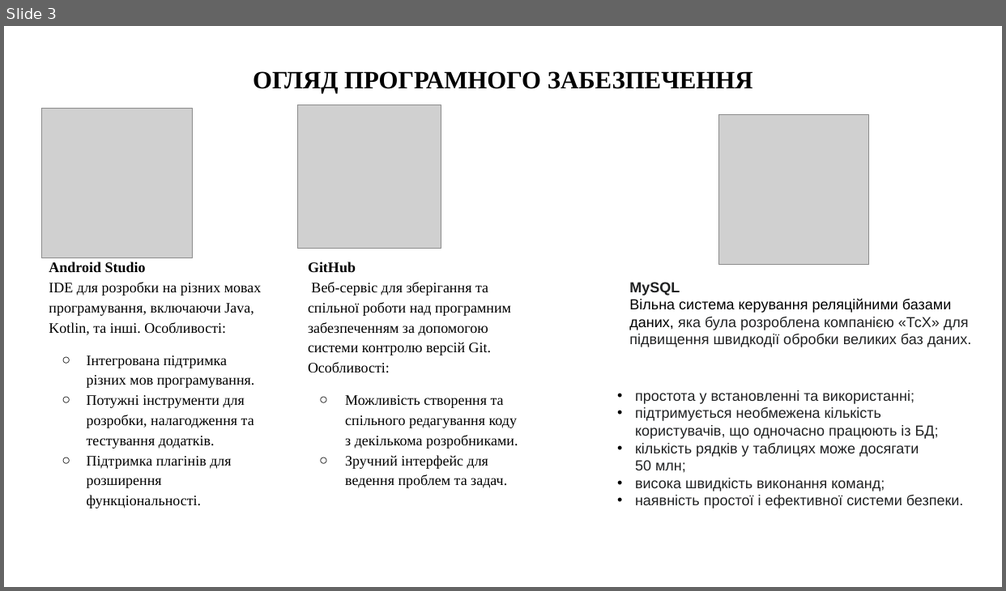
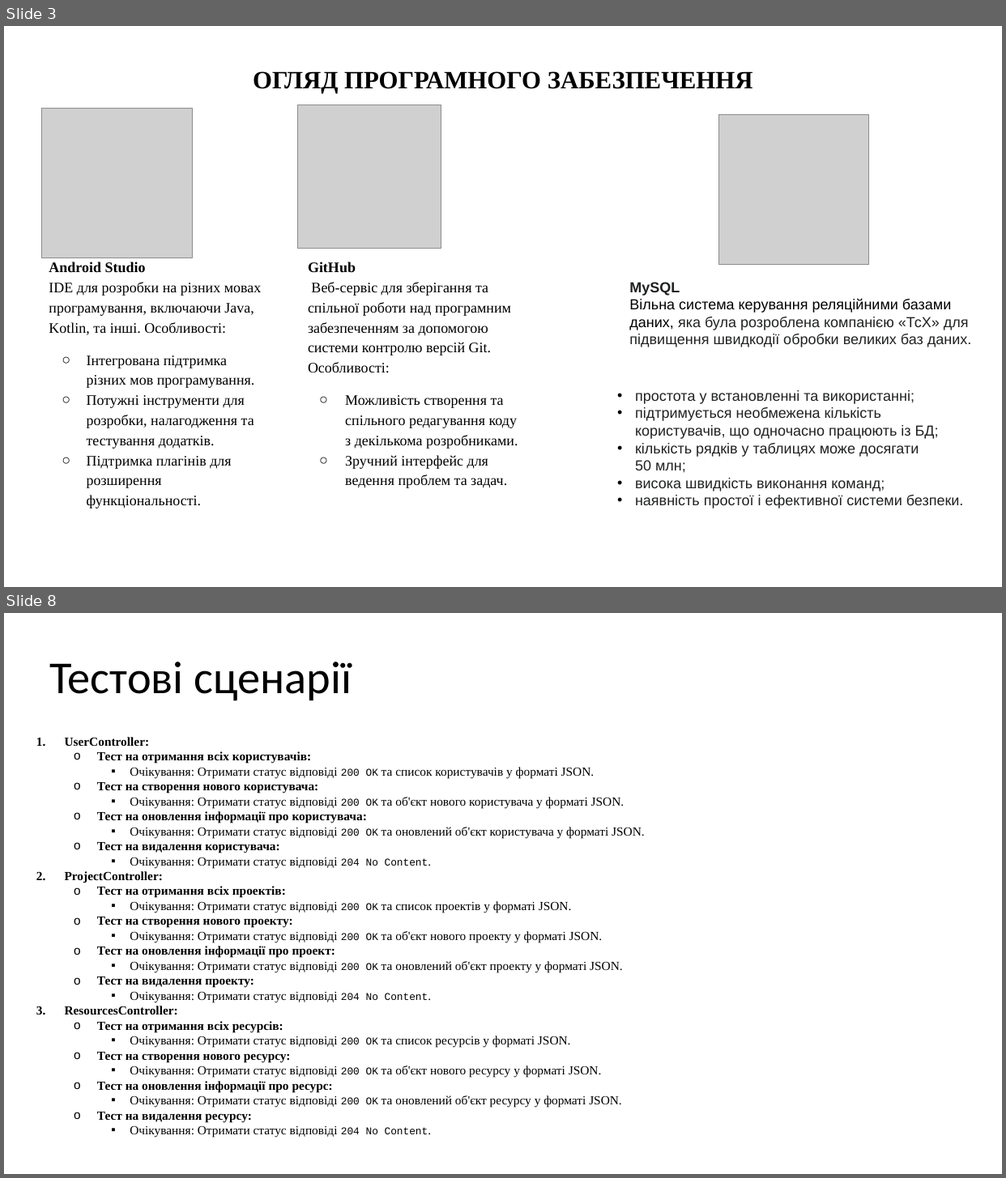
Before and after one commit to Vladichekok/kursach, a slide deck: курсач.pptx. Shown one above the other, each under a label of ours: slide 3 before the commit, slides 3 and 8 after it; the slides between them are not shown. The pictures are 1006x591 and 1006x1178 pixels, drawn with LibreOffice and Linux fonts; fonts in the diff are those of the drawing; grey boxes stand for pictures. Boxes give left, top, right and bottom in pixels: in the first picture for what was removed or moved away, otherwise in the second. Text is boxed around its words. In the diff, an @@ line names an element or a change of style, - is before the commit and + after.

```diff
--- a/курсач.pptx
+++ b/курсач.pptx
@@ slide 8 added at box(4, 613, 1002, 1174), background #FFFFFF @@
@@ title added at box(49, 662, 352, 701), 44 pt, text #000000 @@
+Тестові сценарії
@@ text added at box(65, 737, 645, 1138), 12 pt, text #000000 @@
+1. UserController:
+  o Тест на отримання всіх користувачів:
+    ▪ Очікування: Отримати статус відповіді 200 OK та список користувачів у форматі JSON.
+  o Тест на створення нового користувача:
+    ▪ Очікування: Отримати статус відповіді 200 OK та об'єкт нового користувача у форматі JSON.
+  o Тест на оновлення інформації про користувача:
+    ▪ Очікування: Отримати статус відповіді 200 OK та оновлений об'єкт користувача у форматі JSON.
+  o Тест на видалення користувача:
+    ▪ Очікування: Отримати статус відповіді 204 No Content.
+2. ProjectController:
+  o Тест на отримання всіх проектів:
+    ▪ Очікування: Отримати статус відповіді 200 OK та список проектів у форматі JSON.
+  o Тест на створення нового проекту:
+    ▪ Очікування: Отримати статус відповіді 200 OK та об'єкт нового проекту у форматі JSON.
+  o Тест на оновлення інформації про проект:
+    ▪ Очікування: Отримати статус відповіді 200 OK та оновлений об'єкт проекту у форматі JSON.
+  o Тест на видалення проекту:
+    ▪ Очікування: Отримати статус відповіді 204 No Content.
+3. ResourcesController:
+  o Тест на отримання всіх ресурсів:
+    ▪ Очікування: Отримати статус відповіді 200 OK та список ресурсів у форматі JSON.
+  o Тест на створення нового ресурсу:
+    ▪ Очікування: Отримати статус відповіді 200 OK та об'єкт нового ресурсу у форматі JSON.
+  o Тест на оновлення інформації про ресурс:
+    ▪ Очікування: Отримати статус відповіді 200 OK та оновлений об'єкт ресурсу у форматі JSON.
+  o Тест на видалення ресурсу:
+    ▪ Очікування: Отримати статус відповіді 204 No Content.
```
Also in this commit, not shown: 1 slide changed, 4 other slides added.
